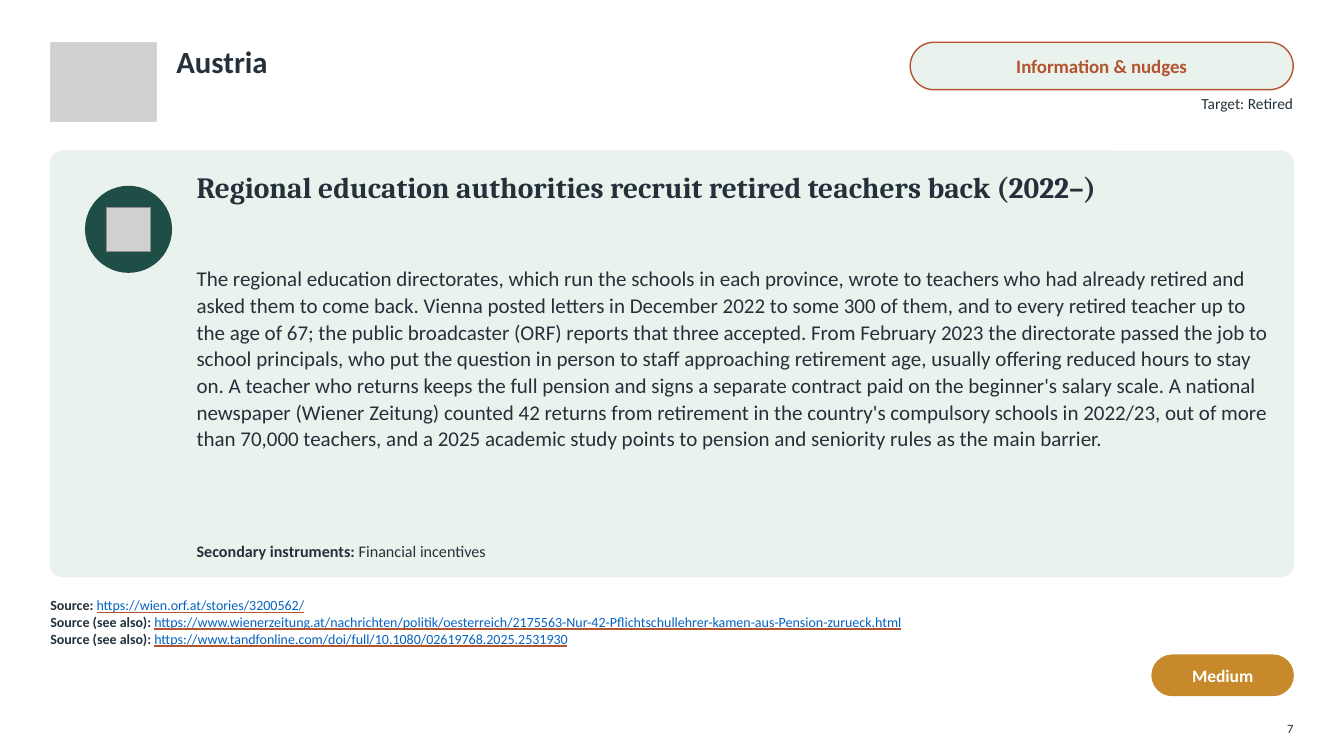
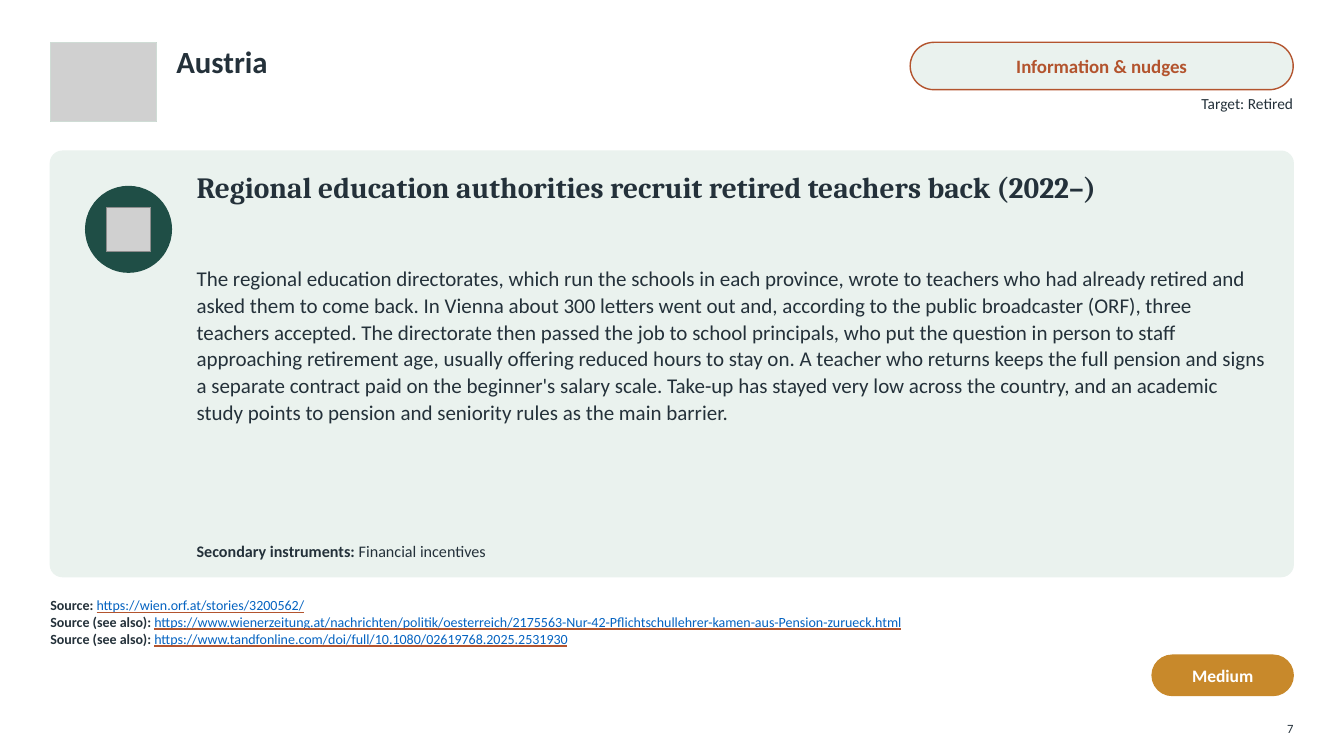
Before and after one commit to jedr1-ship-it/Alternative-Pathways----Quant, a slide deck: slide 7 of policies/Re-attracting_Former_Teachers.pptx. Drawn at 1344x756 pixels with LibreOffice and Linux fonts; fonts in the diff are those of the drawing; grey boxes stand for pictures. Boxes give left, top, right and bottom in pixels: in the first picture for what was removed or moved away, otherwise in the second. Text is boxed around its words. In the diff, an @@ line names an element or a change of style, - is before the commit and + after.

```diff
--- a/policies/Re-attracting_Former_Teachers.pptx
+++ b/policies/Re-attracting_Former_Teachers.pptx
@@ text at <box>197,271,1264,424</box>: text changed @@
-The regional education directorates, which run the schools in each province, wrote to teachers who had already retired and asked them to come back. Vienna posted letters in December 2022 to some 300 of them, and to every retired teacher up to the age of 67; the public broadcaster (ORF) reports that three accepted. From February 2023 the directorate passed the job to school principals, who put the question in person to staff approaching retirement age, usually offering reduced hours to stay on. A teacher who returns keeps the full pension and signs a separate contract paid on the beginner's salary scale. A national newspaper (Wiener Zeitung) counted 42 returns from retirement in the country's compulsory schools in 2022/23, out of more than 70,000 teachers, and a 2025 academic study points to pension and seniority rules as the main barrier.
+The regional education directorates, which run the schools in each province, wrote to teachers who had already retired and asked them to come back. In Vienna about 300 letters went out and, according to the public broadcaster (ORF), three teachers accepted. The directorate then passed the job to school principals, who put the question in person to staff approaching retirement age, usually offering reduced hours to stay on. A teacher who returns keeps the full pension and signs a separate contract paid on the beginner's salary scale. Take-up has stayed very low across the country, and an academic study points to pension and seniority rules as the main barrier.
```
Also in this commit, not shown: 2 other files.
